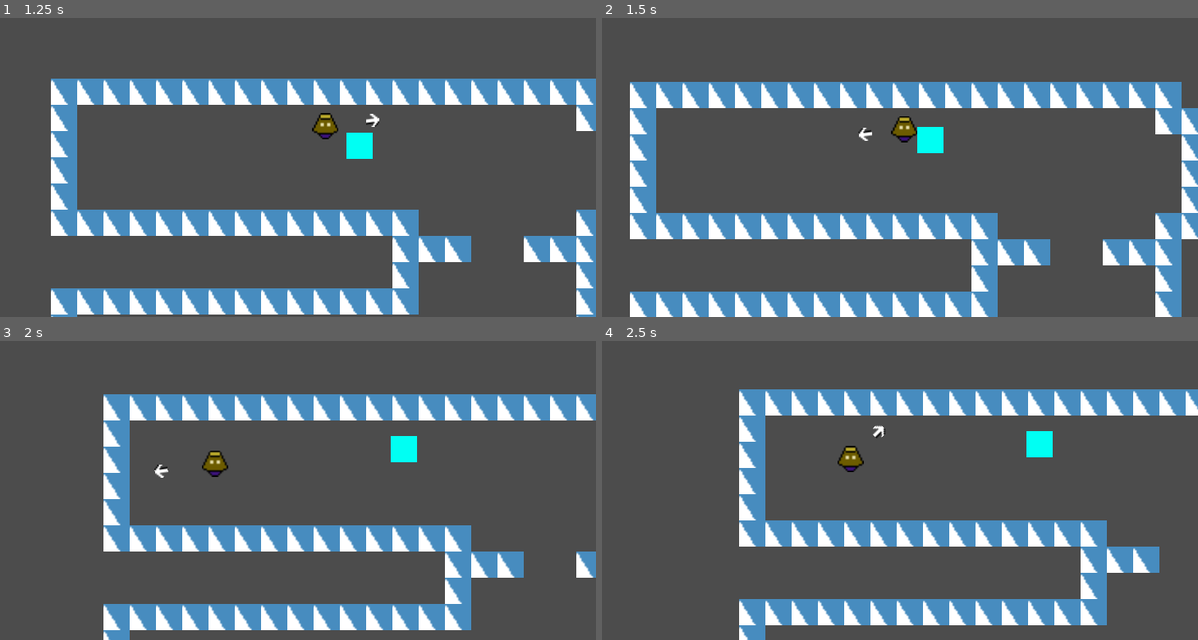
Above: before the commit, frames 1-4 (two rows, left to right).
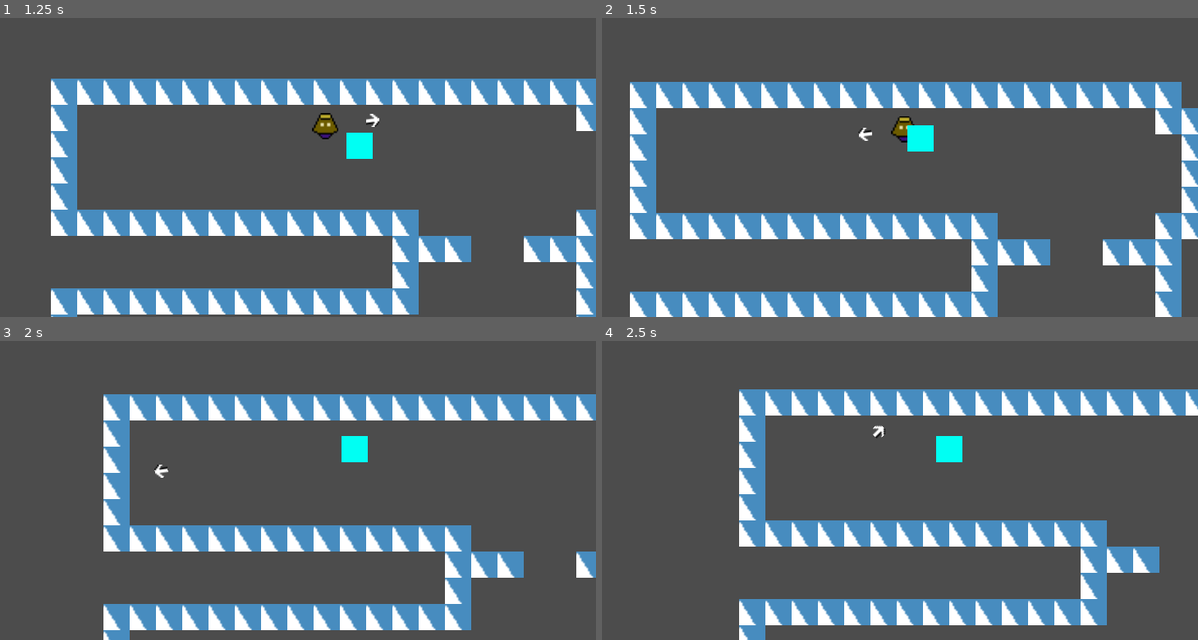
Above: after the commit, the same moments.

Repository: andrebariani/abracajur
Game: Godot game, scene res://src/world/World.tscn
Same seed, same stepped clock (60 frames per second), same inputs: the game is played once before the commit and once after it. The engine's default icon, where the game draws it, is replaced by a stand-in: a white triangle on a blue panel in a dark square.
Inputs (mouse positions are in pixels of both pictures, inside the frame that each line leads up to):
- Up to frame 1 (1.25 s): tap Enter at 0.5 s; move the mouse to (411, 113) at 0.52 s; hold D from 0.53 s (still down); tap Q at 0.6 s; tap Space (ui_select) at 0.77 s
- Up to frame 2 (1.5 s): move the mouse to (739, 152) at 1.27 s; release D at 1.28 s; hold S from 1.28 s (still down); tap E at 1.35 s
- Up to frame 3 (2 s): keep holding S; tap Space (ui_select) at 1.52 s
- Up to frame 4 (2.5 s): move the mouse to (935, 376) at 2.02 s; release S at 2.03 s; hold D from 2.03 s (still down); tap R at 2.1 s

Frame 1 is identical in both runs. In frame 2, 0.3% of the frame differs, in the area x 51-58%, y 35-46%; in frame 3, 1.0%; in frame 4, 1.0%, in the area x 39-76%, y 30-44%.

Commit message:
DamageLoop

Diff:
--- a/src/enemies/Enemy.gd
+++ b/src/enemies/Enemy.gd
@@ -5,10 +5,18 @@
 
 export var max_hp = 3
 export var MAX_SPEED = 50
+
 onready var hp = max_hp
+onready var hurtbox = $Hurtbox
+
 var MoveDirection = Vector2.ZERO
 
 func _on_Hurtbox_area_entered(area):
 	var spell = area.spell
 	hp += spell.DAMAGE
-	print_debug(hp)
+	hurtbox.start_invicibility(0.5)
+	if hp <= 0:
+		death()
+
+func death():
+	queue_free()
--- a/src/enemies/Geladeira.tscn
+++ b/src/enemies/Geladeira.tscn
@@ -1,19 +1,30 @@
-[gd_scene load_steps=4 format=2]
+[gd_scene load_steps=6 format=2]
 
 [ext_resource path="res://src/enemies/Enemy.tscn" type="PackedScene" id=1]
 [ext_resource path="res://src/engine/AggroBox.tscn" type="PackedScene" id=2]
 [ext_resource path="res://src/enemies/Geladeira.gd" type="Script" id=3]
+[ext_resource path="res://src/engine/Hitbox.tscn" type="PackedScene" id=4]
+
+[sub_resource type="RectangleShape2D" id=1]
+extents = Vector2( 8, 8 )
 
 [node name="Geladeira" instance=ExtResource( 1 )]
-collision_mask = 3
 script = ExtResource( 3 )
 
 [node name="ColorRect" parent="." index="1"]
 color = Color( 0, 1, 0.952941, 1 )
 
-[node name="AggroBox" parent="." index="4" instance=ExtResource( 2 )]
+[node name="Hitbox" parent="." index="3" instance=ExtResource( 4 )]
+collision_mask = 8
+
+[node name="CollisionShape2D" parent="Hitbox" index="0"]
+shape = SubResource( 1 )
+
+[node name="AggroBox" parent="." index="5" instance=ExtResource( 2 )]
 collision_layer = 0
 
-[node name="RayCast2D" type="RayCast2D" parent="." index="5"]
+[node name="RayCast2D" type="RayCast2D" parent="." index="6"]
 
 [editable path="Hurtbox"]
+
+[editable path="Hitbox"]
--- a/src/engine/Hitbox.gd
+++ b/src/engine/Hitbox.gd
@@ -1,3 +1,5 @@
 extends Area2D
 
 onready var spell = get_parent()
+
+const DAMAGE = -1
--- /dev/null
+++ b/src/engine/Hurtbox.gd
@@ -0,0 +1,31 @@
+extends Area2D
+
+onready var timer = $Timer
+
+var invincible = false setget set_invincible
+
+signal invicibility_started
+signal invicibilty_ended
+
+func set_invincible(value):
+	invincible = value
+	if invincible == true:
+		emit_signal("invicibility_started")
+	else:
+		emit_signal("invicibilty_ended")
+
+func start_invicibility(duration):
+	self.invincible = true
+	timer.start(duration)
+
+
+func _on_Timer_timeout():
+	self.invincible = false
+
+
+func _on_Hurtbox_invicibility_started():
+	set_deferred("monitorable",false)
+
+
+func _on_Hurtbox_invicibilty_ended():
+	set_deferred("monitorable",true)
--- a/src/engine/Hurtbox.tscn
+++ b/src/engine/Hurtbox.tscn
@@ -1,5 +1,13 @@
-[gd_scene format=2]
+[gd_scene load_steps=2 format=2]
+
+[ext_resource path="res://src/engine/Hurtbox.gd" type="Script" id=1]
 
 [node name="Hurtbox" type="Area2D"]
+script = ExtResource( 1 )
 
 [node name="CollisionShape2D" type="CollisionShape2D" parent="."]
+
+[node name="Timer" type="Timer" parent="."]
+[connection signal="invicibility_started" from="." to="." method="_on_Hurtbox_invicibility_started"]
+[connection signal="invicibilty_ended" from="." to="." method="_on_Hurtbox_invicibilty_ended"]
+[connection signal="timeout" from="Timer" to="." method="_on_Timer_timeout"]
--- a/src/player/Player.gd
+++ b/src/player/Player.gd
@@ -1,11 +1,18 @@
 extends KinematicBody2D
+
+const INVICIBILITY = 0.5
 
 onready var pointer = $Pointer
 onready var rayCast = $RayCast2D
 onready var anim = $LampAnim
+onready var hurtbox = $Hurtbox
+onready var HP = MAX_HP
 
+export var MAX_HP = 4
 export (int) var cooldownTeleport = 0.1
+
 var can_teleport = true
+
 
 
 func _process(_delta):
@@ -18,10 +25,20 @@
 		if !rayCast.is_colliding():
 			teleport()
 
-
 func teleport():
 	anim.play("teleport")
 	global_position = get_global_mouse_position()
 	can_teleport = false
 	yield(get_tree().create_timer(cooldownTeleport),"timeout")
 	can_teleport = true
+
+
+func _on_Hurtbox_area_entered(area):
+	HP += area.DAMAGE
+	hurtbox.start_invicibility(INVICIBILITY)
+	anim.play("flash")
+	if HP <= 0:
+		death()
+
+func death():
+	queue_free()
--- a/src/player/Player.tscn
+++ b/src/player/Player.tscn
@@ -1,11 +1,12 @@
-[gd_scene load_steps=7 format=2]
+[gd_scene load_steps=10 format=2]
 
 [ext_resource path="res://assets/abracajour.png" type="Texture" id=1]
 [ext_resource path="res://src/player/Player.gd" type="Script" id=2]
 [ext_resource path="res://assets/pointer.png" type="Texture" id=3]
+[ext_resource path="res://src/engine/Hurtbox.tscn" type="PackedScene" id=4]
 
 [sub_resource type="CapsuleShape2D" id=1]
-radius = 8.0
+radius = 7.0
 height = 0.0
 
 [sub_resource type="Animation" id=2]
@@ -22,6 +23,23 @@
 "transitions": PoolRealArray( 1, 1, 1 ),
 "update": 0,
 "values": [ Vector2( 32, 0 ), Vector2( 24, 0 ), Vector2( 32, 0 ) ]
+}
+
+[sub_resource type="Animation" id=5]
+resource_name = "flash"
+length = 0.5
+step = 0.05
+tracks/0/type = "value"
+tracks/0/path = NodePath("Sprite:visible")
+tracks/0/interp = 1
+tracks/0/loop_wrap = true
+tracks/0/imported = false
+tracks/0/enabled = true
+tracks/0/keys = {
+"times": PoolRealArray( 0, 0.1, 0.15, 0.2, 0.25, 0.3, 0.35, 0.4, 0.45, 0.5 ),
+"transitions": PoolRealArray( 1, 1, 1, 1, 1, 1, 1, 1, 1, 1 ),
+"update": 1,
+"values": [ false, true, false, true, false, true, false, true, false, true ]
 }
 
 [sub_resource type="Animation" id=3]
@@ -41,6 +59,10 @@
 "values": [ Vector2( 1e-05, 1e-05 ), Vector2( 0.25, 1.75 ), Vector2( 1.75, 0.25 ), Vector2( 1, 1 ) ]
 }
 
+[sub_resource type="CapsuleShape2D" id=4]
+radius = 8.0
+height = 0.0
+
 [node name="Player" type="KinematicBody2D"]
 collision_layer = 2
 script = ExtResource( 2 )
@@ -50,7 +72,7 @@
 
 [node name="Pointer" type="Sprite" parent="."]
 texture = ExtResource( 3 )
-offset = Vector2( 32.0523, 0 )
+offset = Vector2( 25.0625, 0 )
 
 [node name="CollisionShape2D" type="CollisionShape2D" parent="."]
 shape = SubResource( 1 )
@@ -65,4 +87,15 @@
 collide_with_areas = true
 
 [node name="LampAnim" type="AnimationPlayer" parent="."]
+anims/flash = SubResource( 5 )
 anims/teleport = SubResource( 3 )
+
+[node name="Hurtbox" parent="." instance=ExtResource( 4 )]
+collision_layer = 8
+collision_mask = 0
+
+[node name="CollisionShape2D" parent="Hurtbox" index="0"]
+shape = SubResource( 4 )
+[connection signal="area_entered" from="Hurtbox" to="." method="_on_Hurtbox_area_entered"]
+
+[editable path="Hurtbox"]
